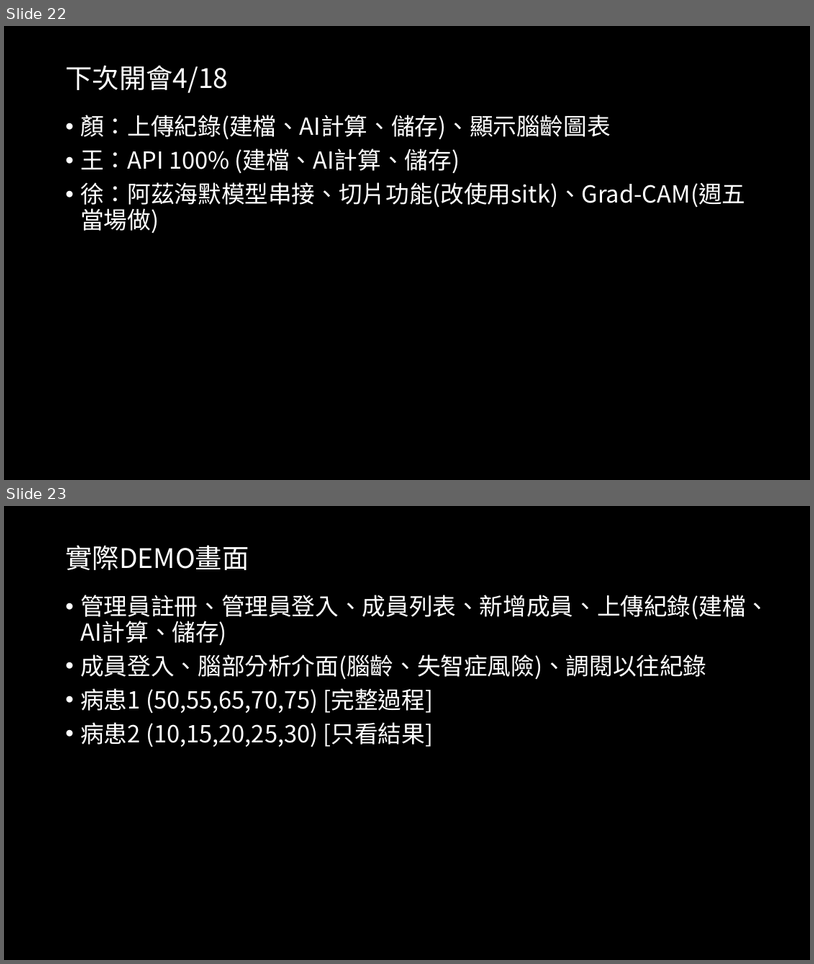
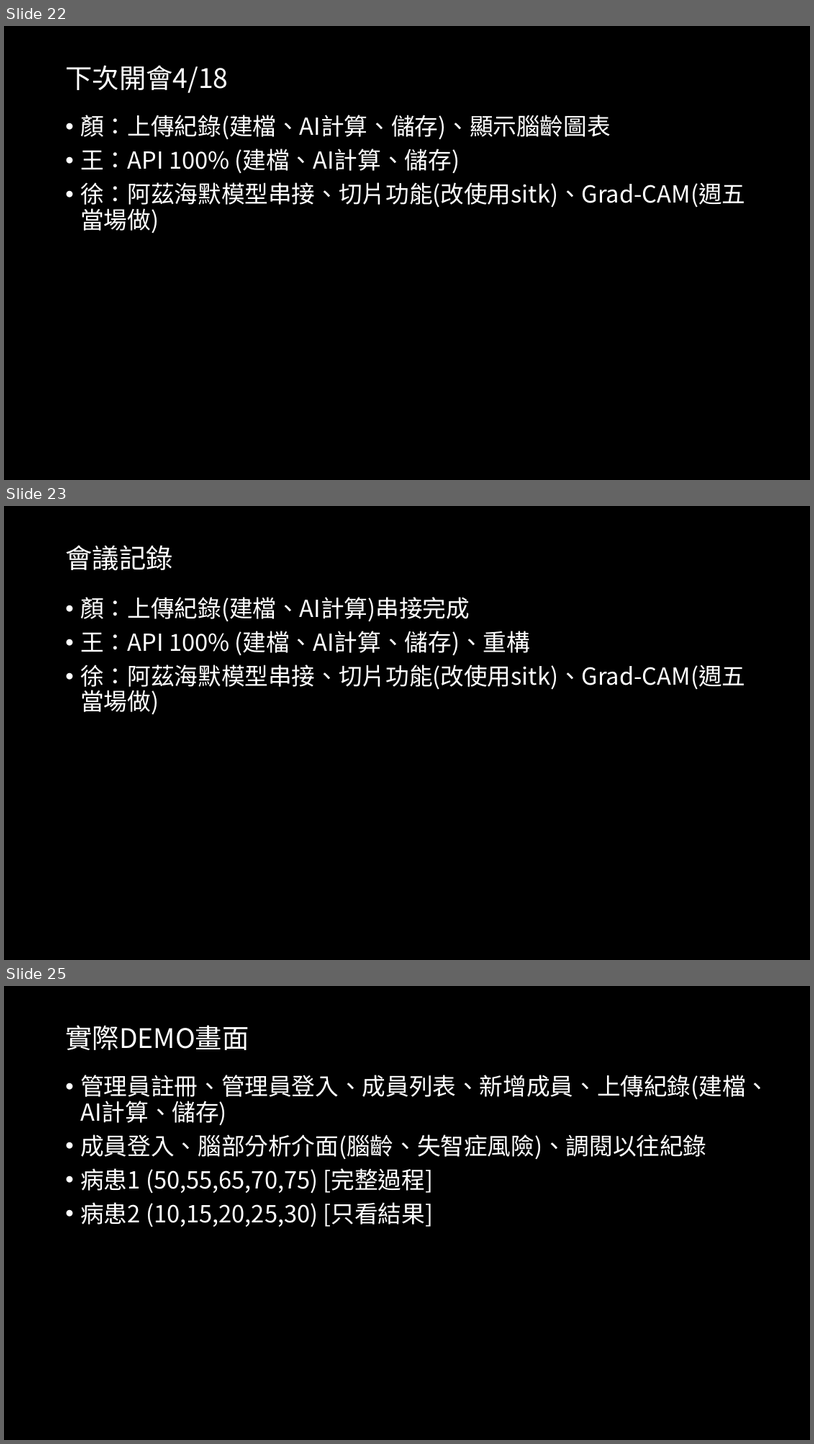
Before and after one commit to 1leo23/Product-packaging, a slide deck: 會議記錄/會議記錄.pptx. Shown one above the other, each under a label of ours: slides 22 and 23 before the commit, slides 22, 23 and 25 after it; the slides between them are not shown. The pictures are 814x964 and 814x1444 pixels, drawn with LibreOffice and Linux fonts; fonts in the diff are those of the drawing. Boxes give left, top, right and bottom in pixels: in the first picture for what was removed or moved away, otherwise in the second. Text is boxed around its words. In the diff, an @@ line names an element or a change of style, - is before the commit and + after.

Commit message:
0418 會議記錄

```diff
--- a/會議記錄/會議記錄.pptx
+++ b/會議記錄/會議記錄.pptx
@@ slide 23 added at (4,506,810,960), background #000000 @@
@@ title added at (65,545,172,571), 32 pt, text #FFFFFF @@
+會議記錄
@@ text added at (80,597,746,714), 28 pt, text #FFFFFF @@
+• 顏：上傳紀錄(建檔、AI計算)串接完成
+• 王：API 100% (建檔、AI計算、儲存)、重構
+• 徐：阿茲海默模型串接、切片功能(改使用sitk)、Grad-CAM(週五當場做)
@@ what was slide 23 is now slide 25 @@
```
Also in this commit, not shown: 1 slide changed, 1 other slide added, 3 other files.
